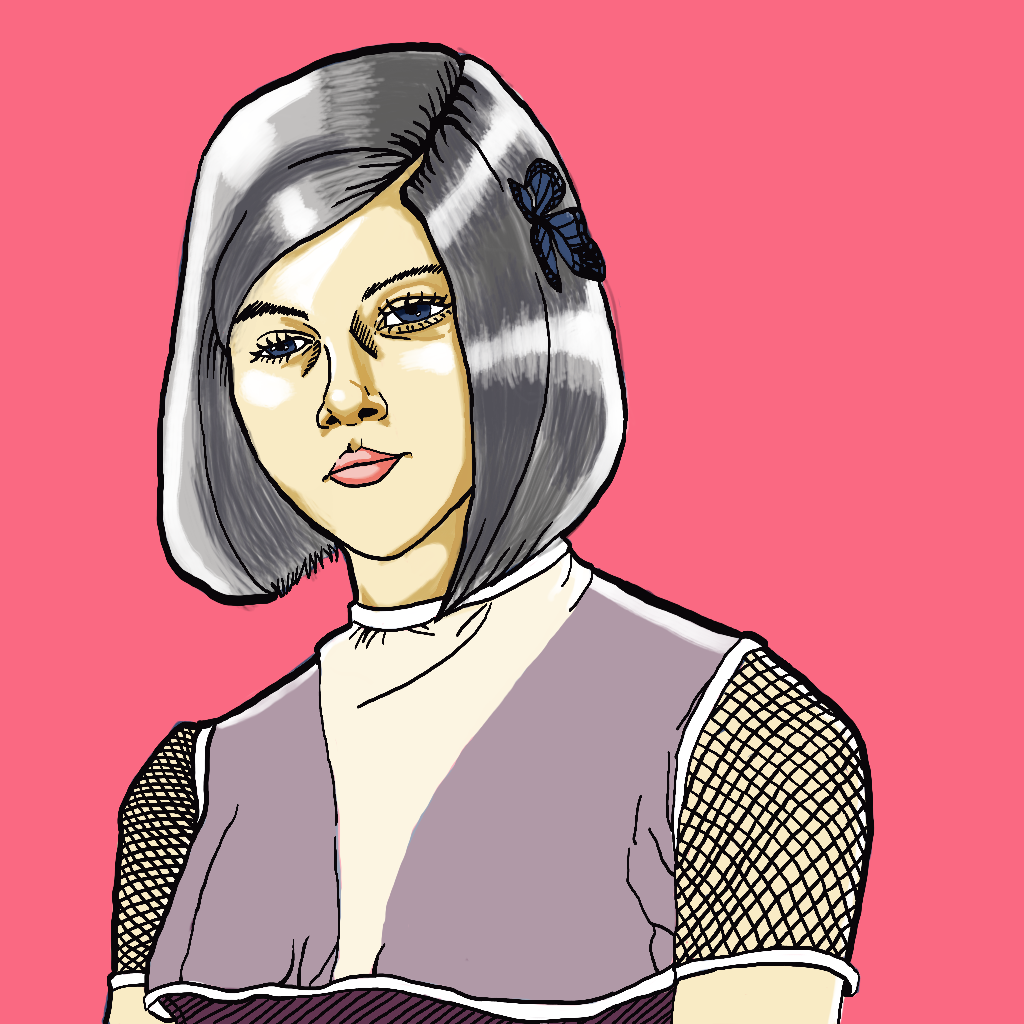
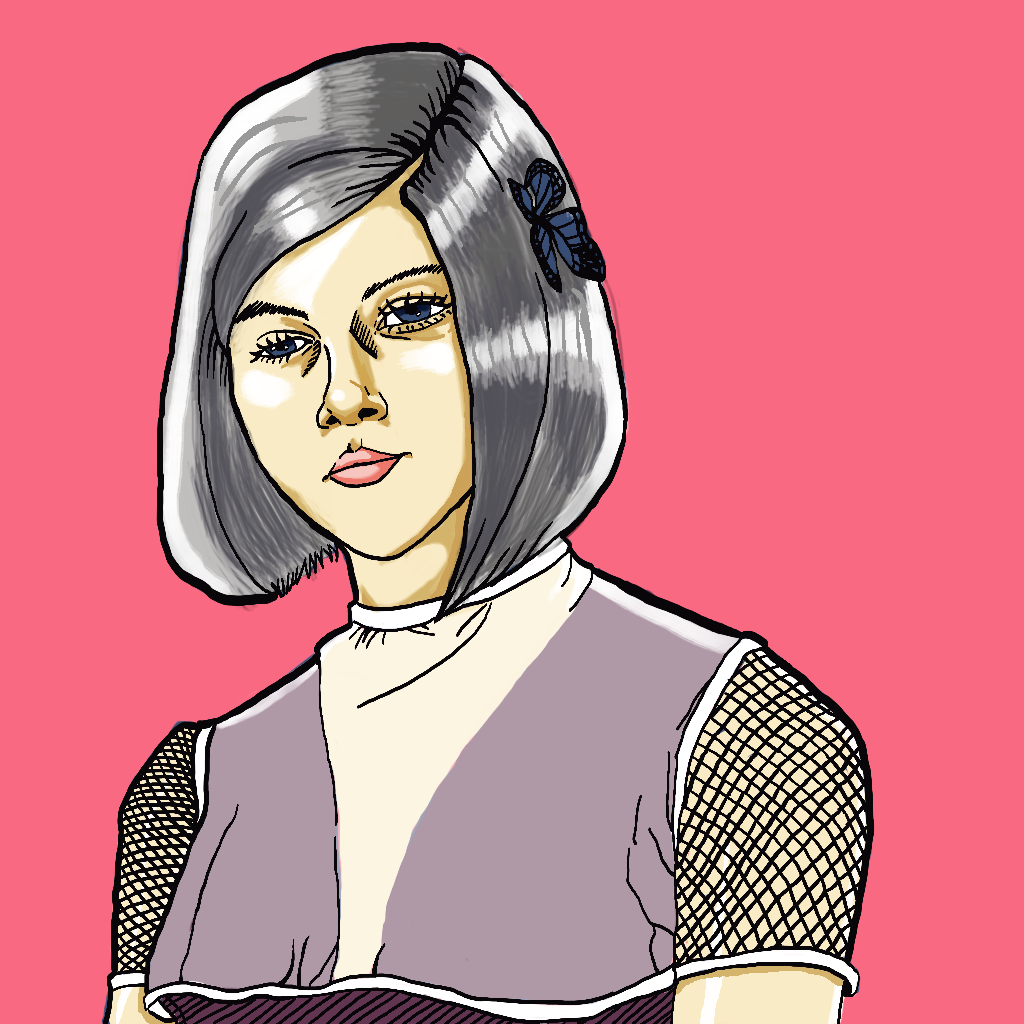
Layer changes from the first 1024 × 1024 image to the second:
painted on "luz azul" over 128, 110, 847, 1024
painted on "Sombra" over 214, 110, 592, 375
painted on "Pintar camada 3" over 116, 110, 847, 1024
painted on "Pintar camada 1" over 116, 110, 847, 1024
